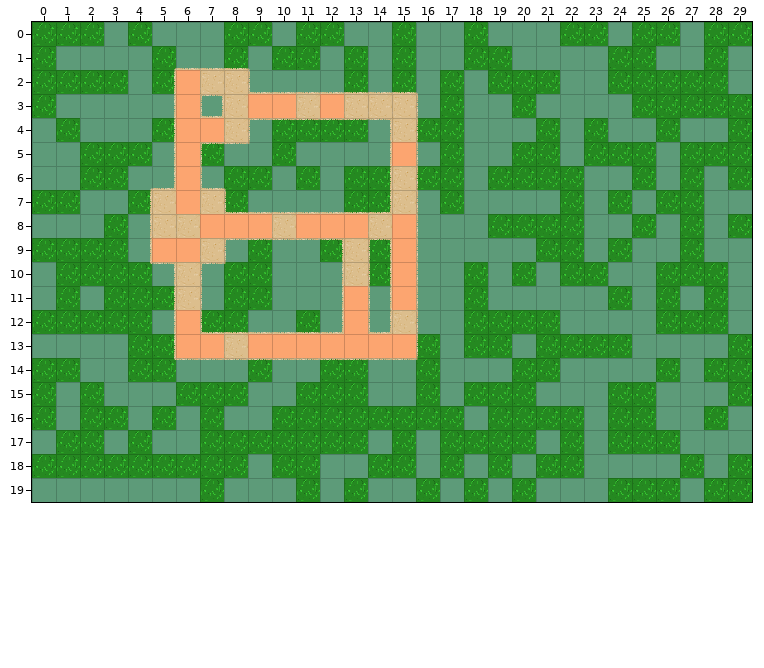
Two states of a Tiled map (JSON), public/maps/map_human.json. That is the earlier state.
Cells are 32x32 px. Shown: x 0..29, y 0..19. Tiles whose own drawing changed are shown in their newer look in all pictures.
After:
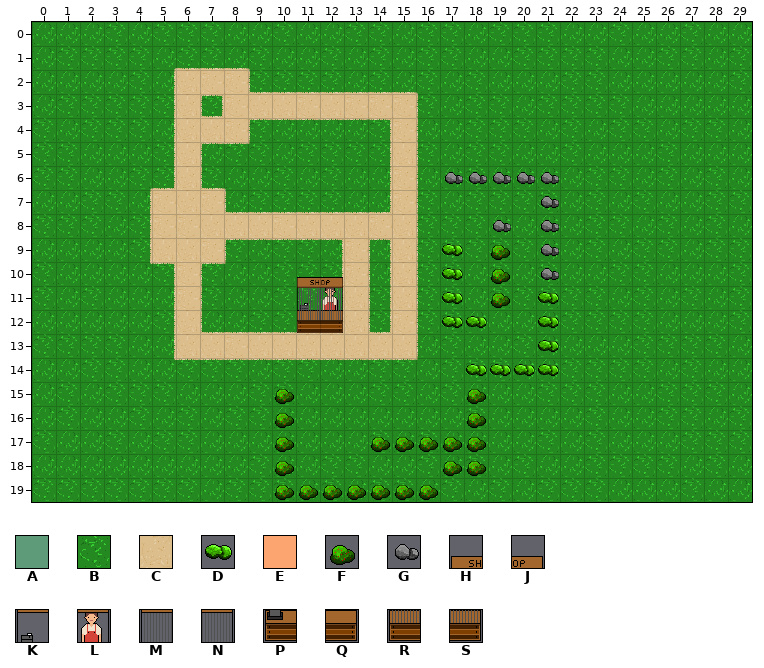
Key: from "human": A 0, B 1, C 8, D 11, E 14, F 23, G 33, H 44, J 45, K 55, L 56, M 57, N 58, P 66, Q 67, R 68, S 69.
_ is an empty cell.
Tiles of an added or newly shown layer are drawn over the layers below it.
Edits made:
Layer "Ground":
y 0: x 3 A -> B; x 5..7 AAA -> BBB; x 10 A -> B; x 13..14 AA -> BB; x 16..17 AA -> BB; x 19..21 AAA -> BBB; x 24 A -> B; x 27 A -> B
y 1: x 1..4 AAAA -> BBBB; x 6..7 AA -> BB; x 9 A -> B; x 12 A -> B; x 14 A -> B; x 16..17 AA -> BB; x 20..23 AAAA -> BBBB; x 26..27 AA -> BB; x 29 A -> B
y 2: x 4 A -> B; x 9..12 AAAA -> BBBB; x 14 A -> B; x 16 A -> B; x 18 A -> B; x 22..23 AA -> BB; x 29 A -> B
y 3: x 1..5 AAAAA -> BBBBB; x 7 A -> B; x 16 A -> B; x 18..19 AA -> BB; x 21..24 AAAA -> BBBB
y 4: x 0 A -> B; x 2..4 AAA -> BBB; x 9 A -> B; x 14 A -> B; x 18..20 AAA -> BBB; x 22 A -> B; x 24..25 AA -> BB; x 27..28 AA -> BB
y 5: x 0..1 AA -> BB; x 5 A -> B; x 8..9 AA -> BB; x 11..14 AAAA -> BBBB; x 16 A -> B; x 18..19 AA -> BB; x 22 A -> B; x 26 A -> B
y 6: x 0..1 AA -> BB; x 4..5 AA -> BB; x 7 A -> B; x 10 A -> B; x 12 A -> B; x 18 A -> B; x 23..24 AA -> BB; x 26 A -> B; x 28 A -> B
y 7: x 2..3 AA -> BB; x 9..12 AAAA -> BBBB; x 16 A -> B; x 18..21 AAAA -> BBBB; x 23 A -> B; x 25 A -> B; x 28..29 AA -> BB
y 8: x 0..2 AAA -> BBB; x 4 A -> B; x 16..18 AAA -> BBB; x 23..24 AA -> BB; x 26 A -> B; x 28 A -> B
y 9: x 4 A -> B; x 8 A -> B; x 10..11 AA -> BB; x 16..20 AAAAA -> BBBBB; x 23 A -> B; x 25..26 AA -> BB; x 28..29 AA -> BB
y 10: x 0 A -> B; x 5 A -> B; x 7 A -> B; x 10..12 AAA -> BBB; x 16..17 AA -> BB; x 19 A -> B; x 21 A -> B; x 24..25 AA -> BB; x 29 A -> B
y 11: x 0 A -> B; x 2 A -> B; x 7 A -> B; x 10..12 AAA -> BBB; x 14 A -> B; x 16..17 AA -> BB; x 19..23 AAAAA -> BBBBB; x 25 A -> B; x 27 A -> B; x 29 A -> B
y 12: x 5 A -> B; x 9..10 AA -> BB; x 12 A -> B; x 14 A -> B; x 16..17 AA -> BB; x 22..25 AAAA -> BBBB; x 29 A -> B
y 13: x 0..3 AAAA -> BBBB; x 17 A -> B; x 20 A -> B; x 25..28 AAAA -> BBBB
y 14: x 2..3 AA -> BB; x 6..8 AAA -> BBB; x 10..11 AA -> BB; x 14..15 AA -> BB; x 17..19 AAA -> BBB; x 22..25 AAAA -> BBBB; x 27 A -> B
y 15: x 1 A -> B; x 3..5 AAA -> BBB; x 9..10 AA -> BB; x 14..15 AA -> BB; x 17 A -> B; x 21..23 AAA -> BBB; x 26..28 AAA -> BBB
y 16: x 1 A -> B; x 4 A -> B; x 6 A -> B; x 8..9 AA -> BB; x 18 A -> B; x 23 A -> B; x 26..27 AA -> BB; x 29 A -> B
y 17: x 0 A -> B; x 3 A -> B; x 5..6 AA -> BB; x 14 A -> B; x 16 A -> B; x 21 A -> B; x 23 A -> B; x 27..29 AAA -> BBB
y 18: x 9 A -> B; x 12..13 AA -> BB; x 16 A -> B; x 18 A -> B; x 20 A -> B; x 23..26 AAAA -> BBBB; x 28 A -> B
y 19: x 0..6 AAAAAAA -> BBBBBBB; x 8..10 AAA -> BBB; x 12 A -> B; x 14..15 AA -> BB; x 17 A -> B; x 19 A -> B; x 21..23 AAA -> BBB; x 27 A -> B
Layer "Road":
y 2: x 6 E -> C
y 3: x 6 E -> C; x 9..10 EE -> CC; x 12 E -> C
y 4: x 6..7 EE -> CC
y 5: x 6 E -> C; x 15 E -> C
y 6..7: x 6 E -> C
y 8: x 7..9 EEE -> CCC; x 11..13 EEE -> CCC; x 15 E -> C
y 9: x 5..6 EE -> CC; x 15 E -> C
y 10: x 15 E -> C
y 11: x 13 E -> C; x 15 E -> C
y 12: x 6 E -> C; x 13 E -> C
y 13: x 6..7 EE -> CC; x 9..15 EEEEEEE -> CCCCCCC
Layer "Obstacles" (added):
y 6: x 17..21 _____ -> GGGGG
y 7: x 21 _ -> G
y 8: x 19 _ -> G; x 21 _ -> G
y 9..10: x 17 _ -> D; x 19 _ -> F; x 21 _ -> G
y 11: x 17 _ -> D; x 19 _ -> F; x 21 _ -> D
y 12: x 17..18 __ -> DD; x 21 _ -> D
y 13: x 21 _ -> D
y 14: x 18..21 ____ -> DDDD
y 15..16: x 10 _ -> F; x 18 _ -> F
y 17: x 10 _ -> F; x 14..18 _____ -> FFFFF
y 18: x 10 _ -> F; x 17..18 __ -> FF
y 19: x 10..16 _______ -> FFFFFFF
Layer "Day" (added):
y 10: x 11..12 __ -> HJ
y 11: x 11..12 __ -> KL
y 12: x 11..12 __ -> PQ
Layer "Night" (added):
y 10: x 11..12 __ -> HJ
y 11: x 11..12 __ -> MN
y 12: x 11..12 __ -> RS
Pixel boxes of the changes (left, top, right, bottom) in both pictures:
changed: (32, 22, 752, 502)
